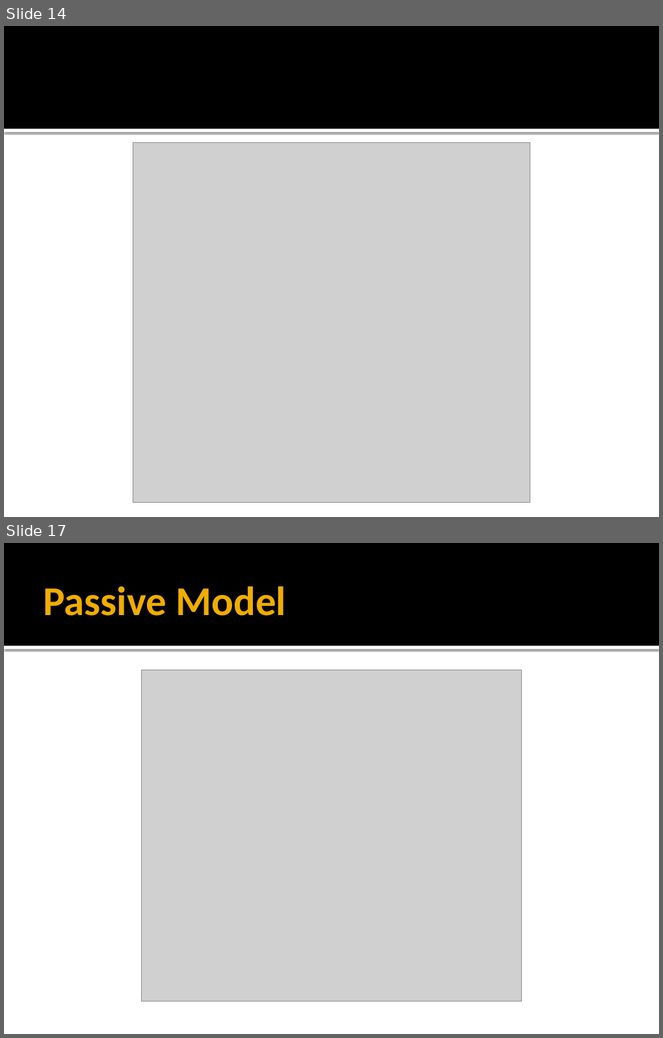
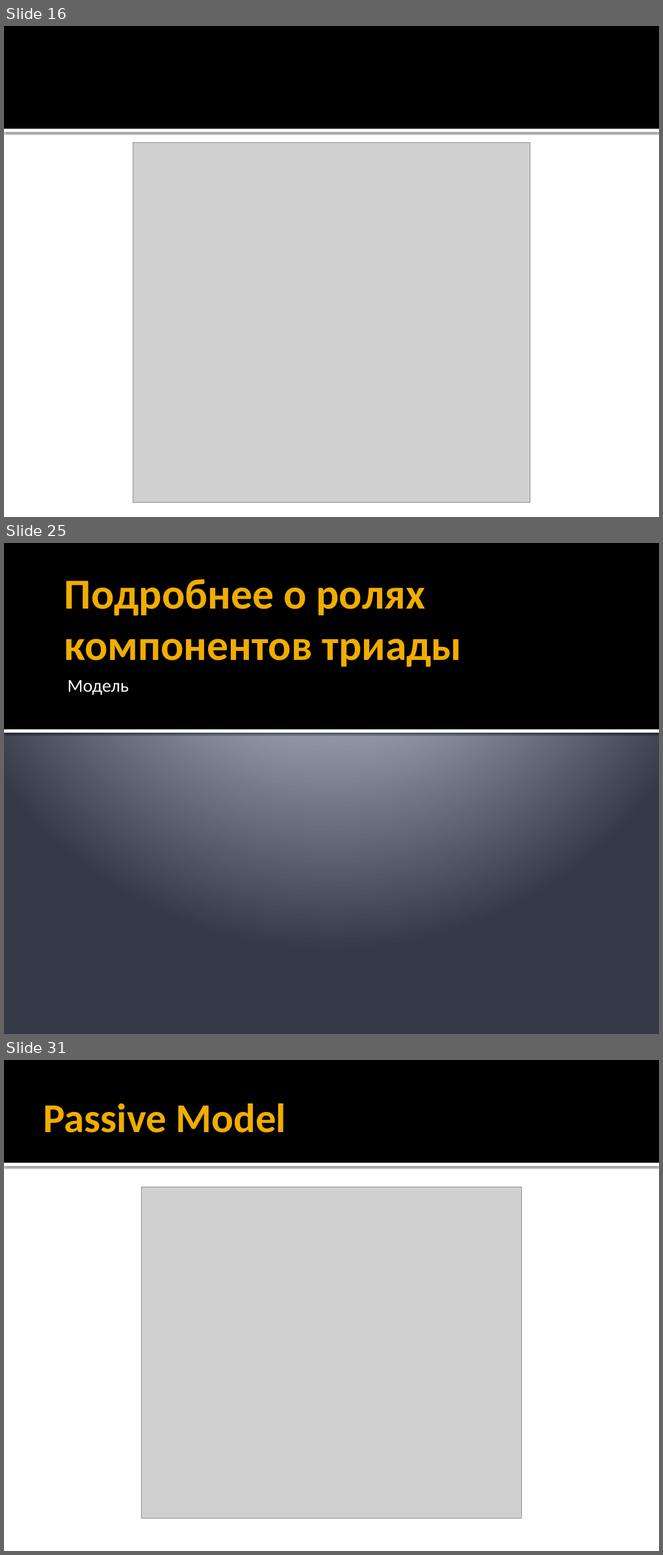
Before and after one commit to iv-sergius/ood, a slide deck: lectures/16.mvxx/mvxx.pptx. Shown one above the other, each under a label of ours: slides 14 and 17 before the commit, slides 16, 25 and 31 after it; the slides between them are not shown. The pictures are 663x1038 and 663x1555 pixels, drawn with LibreOffice and Linux fonts; fonts in the diff are those of the drawing; grey boxes stand for pictures. Boxes give left, top, right and bottom in pixels: in the first picture for what was removed or moved away, otherwise in the second. Text is boxed around its words. In the diff, an @@ line names an element or a change of style, - is before the commit and + after.

```diff
--- a/lectures/16.mvxx/mvxx.pptx
+++ b/lectures/16.mvxx/mvxx.pptx
@@ slide 25 added at box(4, 543, 659, 1034), background gradient #C1C5D3 to #BFC4D2 to #353B47 @@
@@ rectangle added at box(4, 543, 659, 730), fill #000000 @@
@@ title added at box(64, 579, 462, 667), 47 pt, text #F0AD00, bold @@
+Подробнее о ролях компонентов триады
@@ text added at box(68, 680, 129, 695), 20 pt, text #FFFFFF @@
+Модель
@@ rectangle added at box(4, 730, 659, 733), fill #FFFFFF @@
@@ what was slide 14 is now slide 16 @@
@@ what was slide 17 is now slide 31 @@
```
Also in this commit, not shown: 5 slides changed, 23 other slides added, 3 slides removed, 3 other files.
